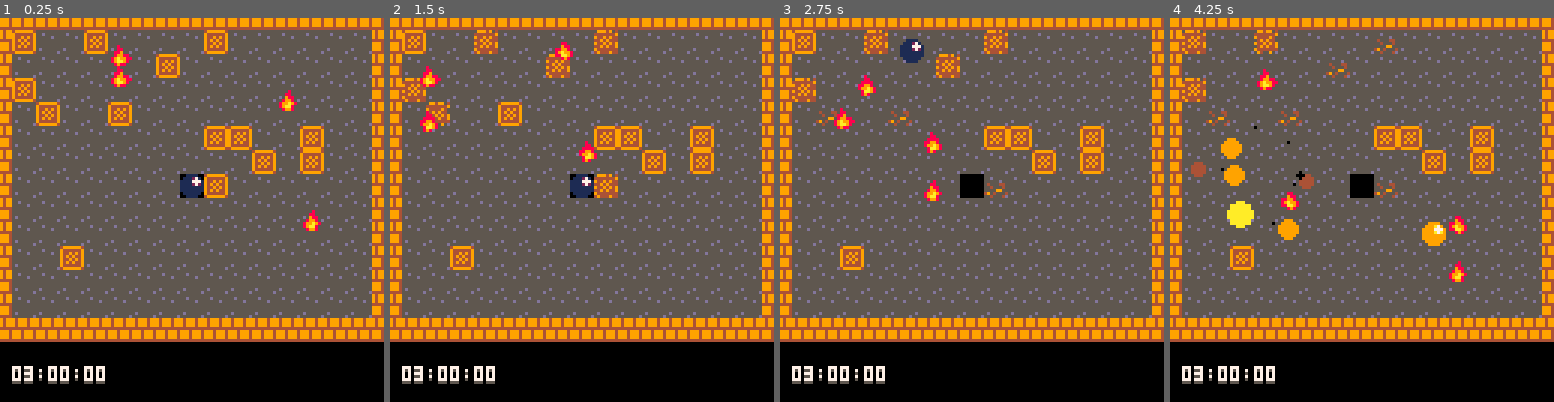
Above: before the commit, frames 1-4 (left to right).
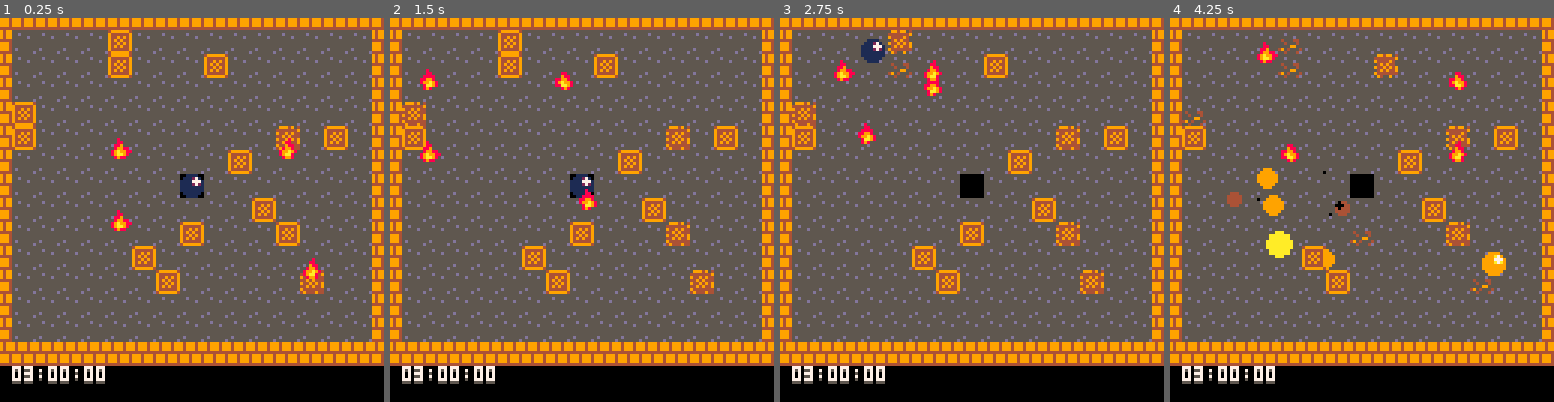
Above: after the commit, the same moments.

Repository: SHKBRD/P8CrateBall
Game: PICO-8 cartridge balltest24.p8
Same seed, same stepped clock (60 frames per second), same inputs: the game is played once before the commit and once after it.
Inputs:
- Up to frame 1 (0.25 s): no input
- Up to frame 2 (1.5 s): tap X (X key) at 0.33, 1.07 s; tap O (Z key) at 0.7 s
- Up to frame 3 (2.75 s): hold Right 1.6-2.1 s; tap O (Z key) at 1.7, 2.1, 2.5 s; tap X (X key) at 1.85 s; hold Up 2.15-2.42 s; hold Right from 2.47 s (still down)
- Up to frame 4 (4.25 s): tap O (Z key) every 0.4 s from 2.9 to 4.1 s; tap X (X key) at 2.97, 4.08 s; release Right at 3.03 s; hold Left 3.08-3.58 s; hold Down 3.63-3.97 s; hold Right from 4.02 s (still down)

The runs differ from the first frame. In frame 1, 24% of the frame differs, in the area x 0-100%, y 3-91%; in frame 2, 24%; in frame 3, 23%; in frame 4, 24%.

Commit message:
edit map area borders

Diff:
--- a/balltest24.p8
+++ b/balltest24.p8
@@ -52,8 +52,8 @@
 
 	for pot=0,13 do
 		repeat
-		rx = 8*flr(rnd(14))+16
-		ry = 8*flr(rnd(12))+16
+		rx = 8*flr(rnd(15))+16
+		ry = 8*flr(rnd(13))+16
 		until not is_actor_there(rx, ry)
 		load_actor(10, rx, ry)
 
@@ -65,7 +65,7 @@
 	for fire=0,3 do
 		repeat
 		rx = 8*flr(rnd(14))+16
-		ry = 8*flr(rnd(12))+16
+		ry = 8*flr(rnd(13))+16
 		until not is_actor_there(rx, ry)
 		load_actor(26, rx, ry)
 
@@ -297,8 +297,8 @@
  ac.x = 128
  ac.vx *= -1
  end
- if cy >= 104 then
- ac.y = 104
+ if cy >= 112 then
+ ac.y = 112
  ac.vy *= -1
  end
 
@@ -494,11 +494,11 @@
 function draw_base_map()
 	// map draw
  for i=0,17 do
-		for f=0,14 do
+		for f=0,15 do
 			if (i<=1 or i>=17) then
 				mset(i, f, 17)
 			else
-				if (f<=1 or f>=14) then
+				if (f<=1 or f>=15) then
 					mset(i, f, 17)
 				else
 					mset(i, f, 19)
@@ -619,8 +619,8 @@
 	 	pos = 16 vel *= -0.75
 	 	if (vel>0.275) sfx(0, -1)
 	 	if (vel>1.5) camoff[1+(loop/2)] -= 1
-	 elseif pos >= 128 or (loop==2 and pos >= 104) then
-	 	if loop == 2 then pos = 104 else pos = 128 end
+	 elseif pos >= 128 or (loop==2 and pos >= 112) then
+	 	if loop == 2 then pos = 112 else pos = 128 end
 
 	 	vel *= -0.75
 
